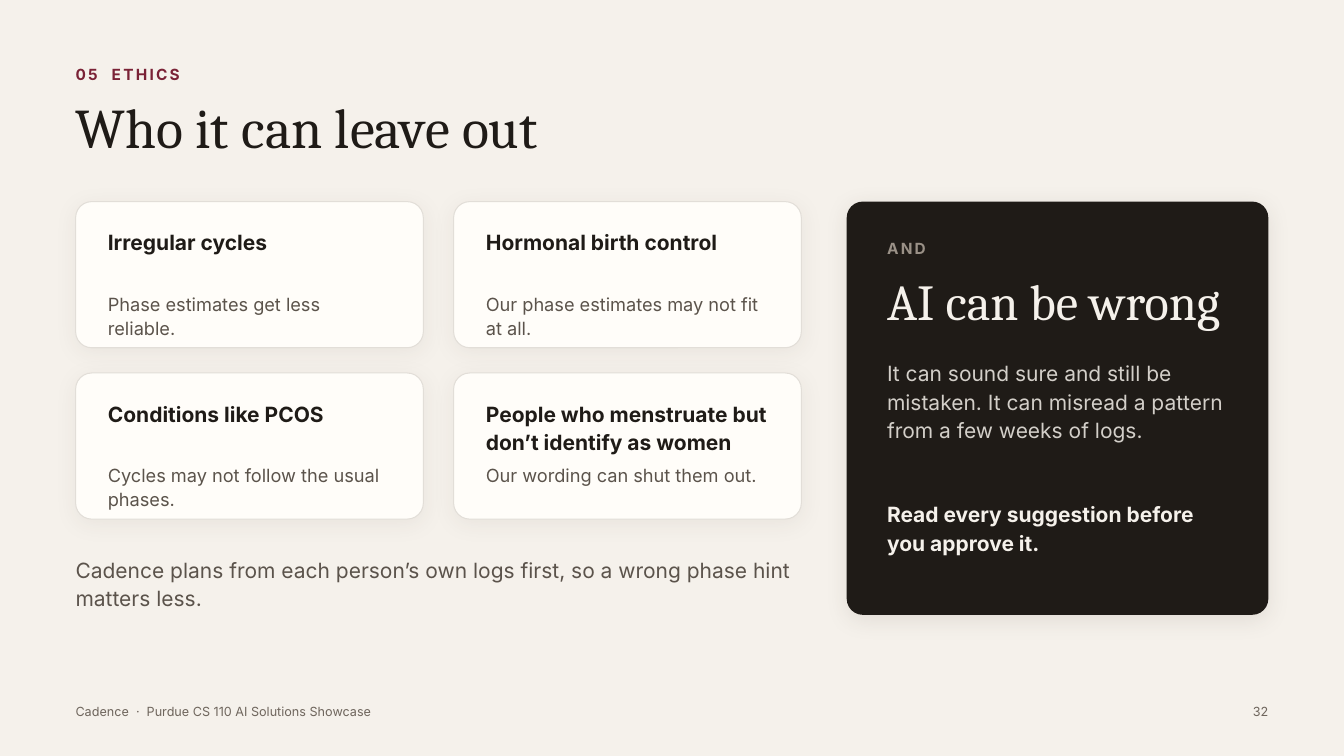
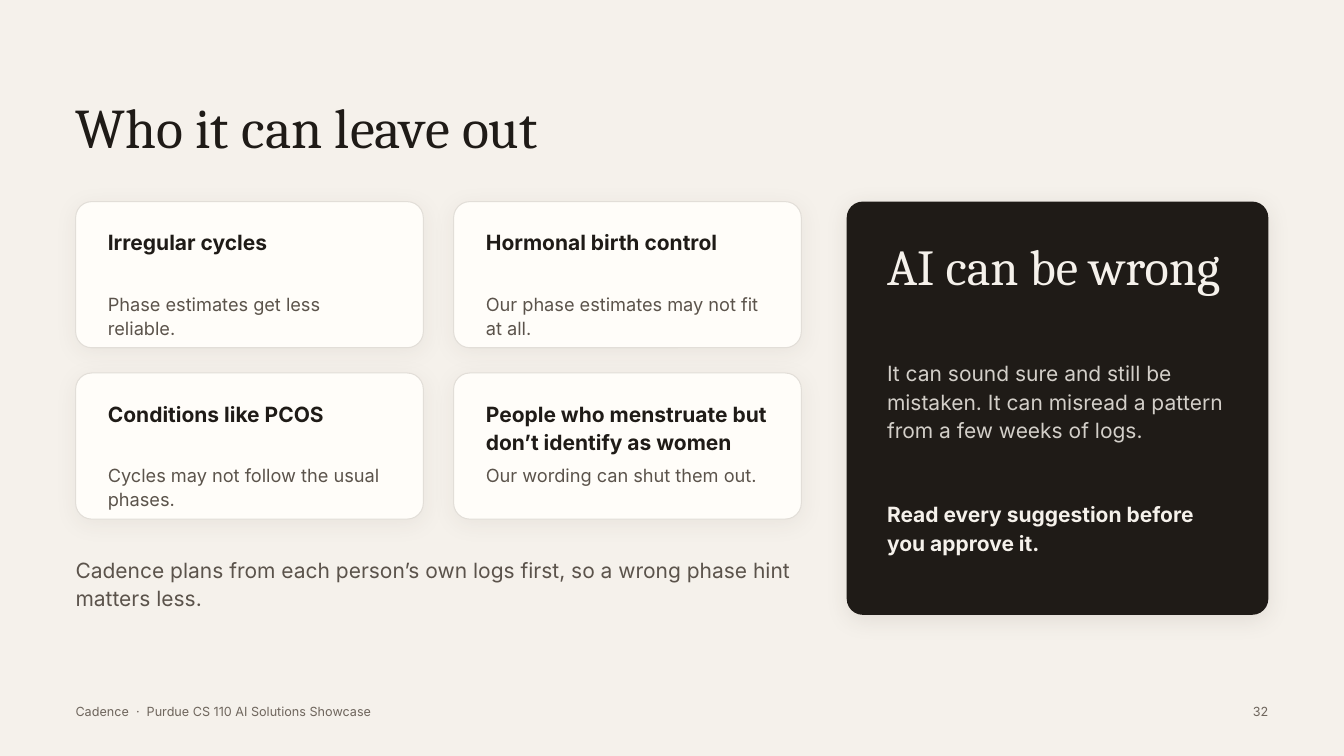
Before and after one commit to tarushvkodes/cadence, a slide deck: slide 32 of deck/Cadence-Capstone.pptx. Drawn at 1344x756 pixels with LibreOffice and Linux fonts; fonts in the diff are those of the drawing. Boxes give left, top, right and bottom in pixels: in the first picture for what was removed or moved away, otherwise in the second. Text is boxed around its words. In the diff, an @@ line names an element or a change of style, - is before the commit and + after.

```diff
--- a/deck/Cadence-Capstone.pptx
+++ b/deck/Cadence-Capstone.pptx
@@ text removed at (76,68,180,80) @@
-05 ETHICS
@@ text "AI can be wrong": place and size @@
-text "AI can be wrong" at (887,285,1220,331)
+text "AI can be wrong" at (887,250,1220,296)
@@ text removed at (887,243,926,254) @@
-AND
```
Also in this commit, not shown: 40 other slides changed, 9 other files.
